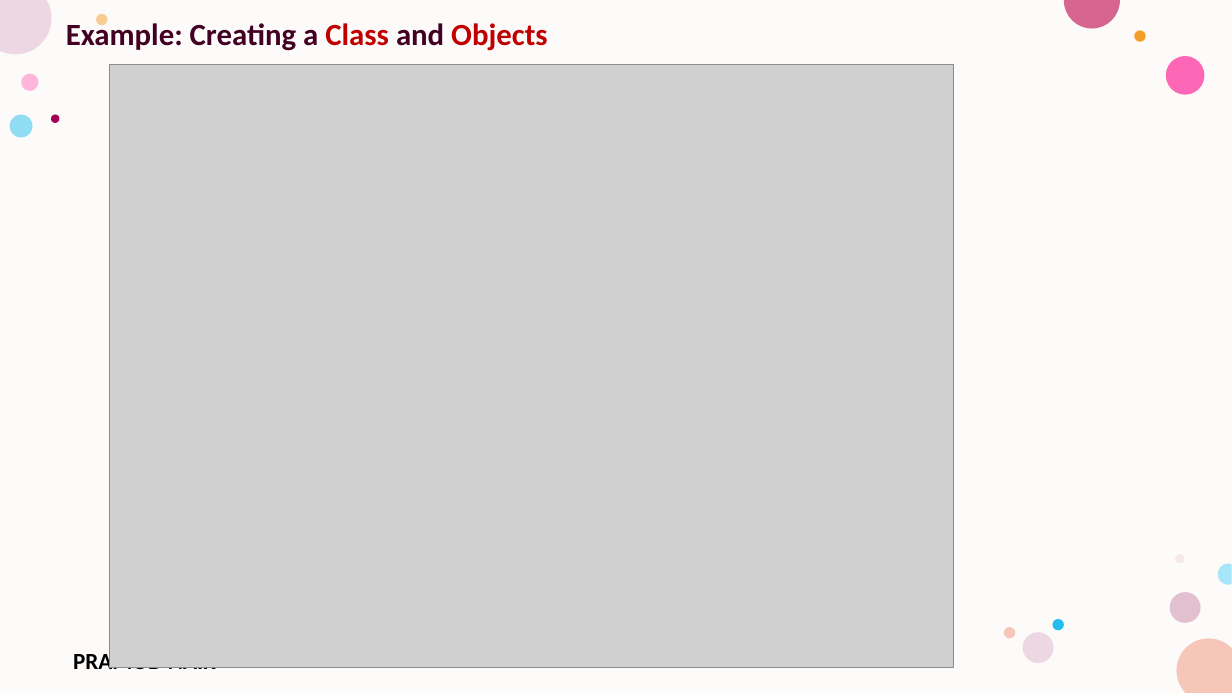
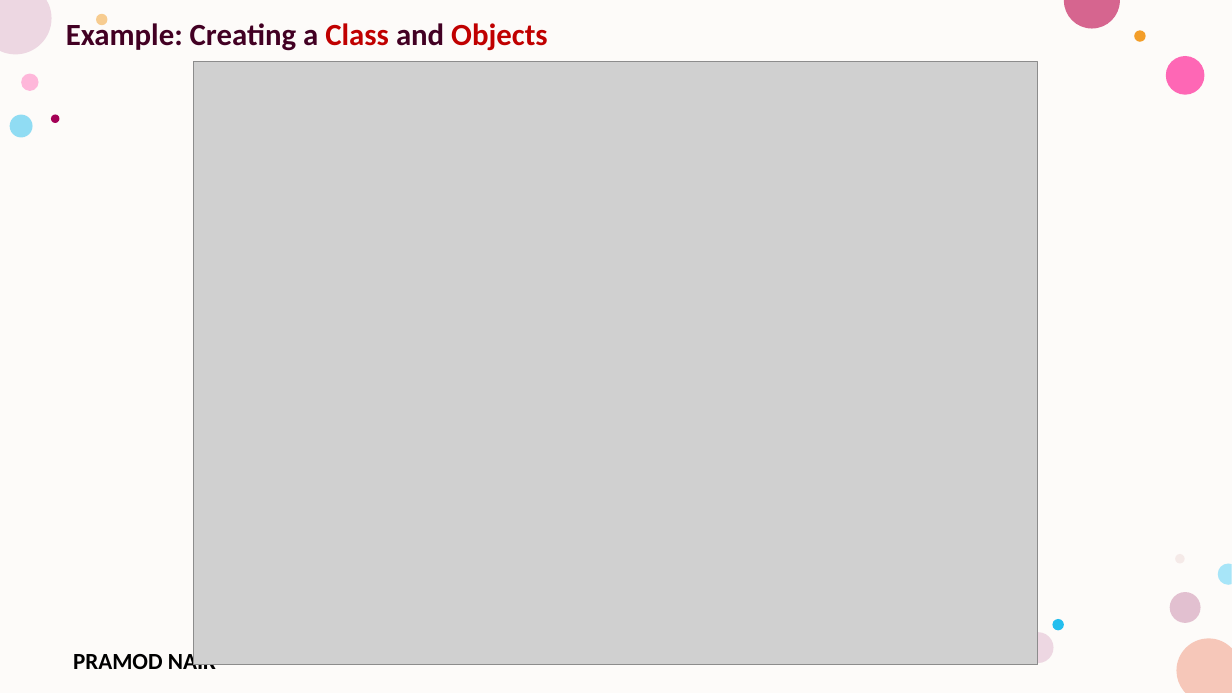
Before and after one commit to PRAMODNAIK-DEV/Backend-Dev-using-Python-FastAPI, a slide deck: slide 4 of Python Fundamentals/Collections and Classes.pptx. Drawn at 1232x693 pixels with LibreOffice and Linux fonts; fonts in the diff are those of the drawing; grey boxes stand for pictures; background and template pictures are left out. Boxes give left, top, right and bottom in pixels: in the first picture for what was removed or moved away, otherwise in the second. Text is boxed around its words. In the diff, an @@ line names an element or a change of style, - is before the commit and + after.

```diff
--- a/Python Fundamentals/Collections and Classes.pptx
+++ b/Python Fundamentals/Collections and Classes.pptx
@@ picture: place and size @@
-picture at [110, 64, 954, 667]
+picture at [194, 62, 1038, 665]
@@ ellipse removed at [1004, 628, 1015, 639] @@
```
Also in this commit, not shown: 1 other slide changed, 2 other files.
